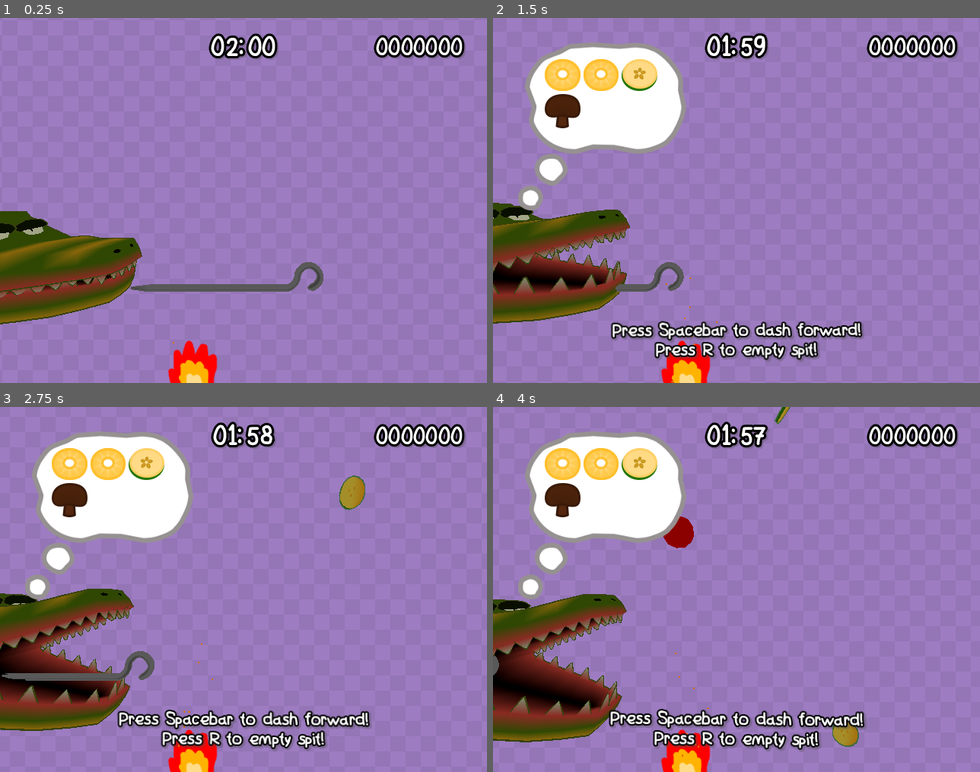
Above: before the commit, frames 1-4 (two rows, left to right).
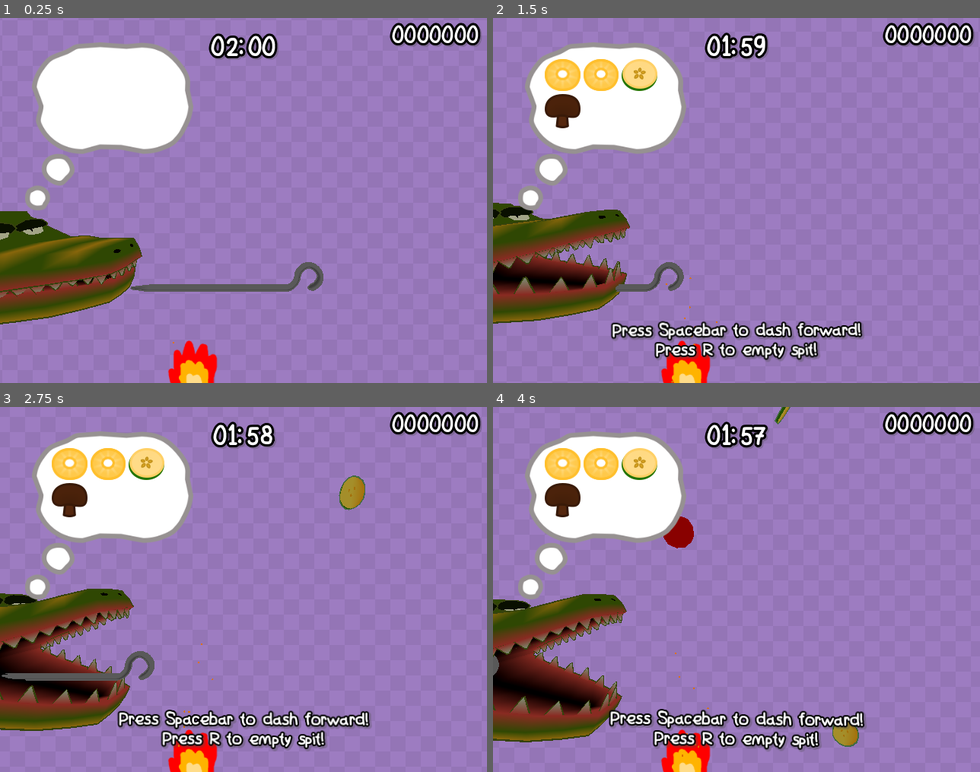
Above: after the commit, the same moments.

Repository: MartinLeGrand/AGES2026GameJam
Game: Godot game, scene res://Project/Maps/GameScene.tscn
Same seed, same stepped clock (60 frames per second), same inputs: the game is played once before the commit and once after it. This scene is started directly instead of the project's main scene. The engine's default icon, where the game draws it, is replaced by a stand-in: a white triangle on a blue panel in a dark square.
Inputs:
- Up to frame 1 (0.25 s): no input
- Up to frame 2 (1.5 s): tap Space (dash) at 0.5, 0.6, 1.25 s; hold Right (ui_right) 0.53-1.28 s; hold Left (ui_left) from 1.28 s (still down); tap R (empty_spit) at 1.35 s
- Up to frame 3 (2.75 s): tap Space (dash) at 2, 2.1 s; release Left (ui_left) at 2.03 s; hold Right (ui_right) from 2.03 s (still down)
- Up to frame 4 (4 s): tap Space (dash) at 2.75, 3.5, 3.6 s; tap R (empty_spit) at 2.85 s; release Right (ui_right) at 3.53 s; hold Left (ui_left) from 3.53 s (still down)

The runs differ from the first frame. In frame 1, 11% of the frame differs, in the area x 5-99%, y 1-53%; in frame 2, 1.7%; in frame 3, 1.7%; in frame 4, 1.7%.

Commit message:
tweaked settings fixed bugs

Diff:
--- a/Project/GameObjects/Fire/Fire.tscn
+++ b/Project/GameObjects/Fire/Fire.tscn
@@ -12,7 +12,7 @@
 size = Vector3(2.663147, 1.0202332, 1)
 
 [sub_resource type="BoxShape3D" id="BoxShape3D_m148c"]
-size = Vector3(2.3925781, 4.964855, 1)
+size = Vector3(2.3925781, 3.658331, 1)
 
 [sub_resource type="StandardMaterial3D" id="StandardMaterial3D_0y8mm"]
 shading_mode = 0
@@ -34,7 +34,7 @@
 mesh = SubResource("BoxMesh_wd5ij")
 
 [node name="CollisionShape3D" type="CollisionShape3D" parent="." unique_id=1947991531]
-transform = Transform3D(1, 0, 0, 0, 1, 0, 0, 0, 1, -0.11074829, 1.9824276, 0)
+transform = Transform3D(1, 0, 0, 0, 1, 0, 0, 0, 1, -0.11074829, 1.3291655, 0)
 shape = SubResource("BoxShape3D_m148c")
 
 [node name="Sprite3D" type="Sprite3D" parent="." unique_id=674607671]
--- a/Project/GameObjects/Food/AllFoods/Mushroom.tscn
+++ b/Project/GameObjects/Food/AllFoods/Mushroom.tscn
@@ -70,6 +70,7 @@
 collision_layer = 4
 collision_mask = 0
 script = ExtResource("1_wvomq")
+max_depth = 2.0
 metadata/_custom_type_script = "uid://ccyllul52jtme"
 
 [node name="Mushroom2" type="MeshInstance3D" parent="." unique_id=540613714]
--- a/Project/GameObjects/Food/AllFoods/Tomato.tscn
+++ b/Project/GameObjects/Food/AllFoods/Tomato.tscn
@@ -62,6 +62,7 @@
 collision_mask = 0
 script = ExtResource("1_unkr1")
 type = 2
+max_depth = 2.0
 metadata/_custom_type_script = "uid://ccyllul52jtme"
 
 [node name="CollisionShape3D" type="CollisionShape3D" parent="." unique_id=1439971932]
--- a/Project/GameObjects/Food/Food.tscn
+++ b/Project/GameObjects/Food/Food.tscn
@@ -13,4 +13,5 @@
 mass = 0.2
 continuous_cd = true
 script = ExtResource("1_j05b8")
+cook_time = 2.5
 slide_off_resistance = 0.865
--- a/Project/GameObjects/Food/food.gd
+++ b/Project/GameObjects/Food/food.gd
@@ -25,11 +25,16 @@
 
 @export var type: Type
 @export var points: int = 1000 ## Value of food when calculating score
-@export var cook_time: float = 5.0 ## Seconds until perfectly cooked
+@export var cook_time: float = 2.3 ## Seconds until perfectly cooked
 #@export var burn_time: float  2.0 ## Seconds after cooked until burnt.
 @export var cooked_color: Color = Color(0.804, 0.45, 0.27, 1.0)
 @export var burnt_color: Color = Color("333333")
 
+@export var depth_color: Color = Color("9d7cc1")
+@export var max_depth: float = 1.3
+var cook_albedo: Color
+var outline_albedo: Color
+var start_z: float = 0
 
 @export_category("Spit")
 @export_range(0.0, 100.0, 1.0) var spit_velocity_needed: float = 30.0 ## Velocity needed to penetrate food
@@ -81,13 +86,20 @@
 					outline_material = mesh_child.get_surface_override_material(0).duplicate()
 					outline_clr = outline_material.albedo_color
 					mesh_child.set_surface_override_material(0, outline_material)
+					outline_albedo = outline_clr
 
 			child.mesh = child.mesh.duplicate_deep()
 			food_material = STANDARD_MATERIAL.duplicate()
 
 			child.mesh.surface_set_material(0, food_material)
 			start_color = food_material.albedo_color ## it's just white my dude
+			cook_albedo = start_color
 			break
+	food_material.emission_enabled= true
+	outline_material.emission_enabled = true
+	start_z = position.z
+	apply_color()
+
 
 
 	GameManager.spawned_food_counter += 1
@@ -109,7 +121,7 @@
 func _process(delta: float) -> void:
 	if over_fire:
 		cooked_amount += delta
-
+	apply_color()
 		#print(cooked_amount)
 
 
@@ -133,6 +145,13 @@
 		pass
 
 
+func apply_color() -> void:
+	if not food_material or not outline_material:
+		return
+	var t: float = clampf(absf(position.z - start_z) / max_depth, 0.0, 1.0)
+	food_material.albedo_color = cook_albedo.lerp(depth_color, t)
+	outline_material.albedo_color = outline_albedo.lerp(depth_color * outline_clr, t)
+
 func try_get_spitted(tip: Tip) -> void:
 	if not tip:
 		push_error("tip null")
@@ -166,16 +185,28 @@
 func move_with_spear(follow: bool = true) -> void:
 	follow_spear = follow
 
+#
+#func set_cooked_color() -> void:
+	#if cooked_amount <= cook_time:
+			#var t: float = clampf(cooked_amount / cook_time, 0.0, 1.0)
+			#food_material.albedo_color = start_color.lerp(cooked_color, t)
+			#outline_material.albedo_color = outline_clr.lerp(cooked_color*outline_clr, t)
+	#else:
+		#var t: float = clampf((cooked_amount - cook_time) / cook_time, 0.0, 1.0)
+		#food_material.albedo_color = cooked_color.lerp(burnt_color, t)
+		#outline_material.albedo_color = (cooked_color*outline_clr).lerp(burnt_color*outline_clr, t)
+
 
 func set_cooked_color() -> void:
 	if cooked_amount <= cook_time:
-			var t: float = clampf(cooked_amount / cook_time, 0.0, 1.0)
-			food_material.albedo_color = start_color.lerp(cooked_color, t)
-			outline_material.albedo_color = outline_clr.lerp(cooked_color*outline_clr, t)
+		var t: float = clampf(cooked_amount / cook_time, 0.0, 1.0)
+		cook_albedo = start_color.lerp(cooked_color, t)
+		outline_albedo = outline_clr.lerp(cooked_color * outline_clr, t)
 	else:
 		var t: float = clampf((cooked_amount - cook_time) / cook_time, 0.0, 1.0)
-		food_material.albedo_color = cooked_color.lerp(burnt_color, t)
-		outline_material.albedo_color = (cooked_color*outline_clr).lerp(burnt_color*outline_clr, t)
+		cook_albedo = cooked_color.lerp(burnt_color, t)
+		outline_albedo = (cooked_color * outline_clr).lerp(burnt_color * outline_clr, t)
+
 
 func set_prepared_status() -> void:
 	if cooked_amount <= (cook_time * (0.25)):
--- a/Project/Globals/GameManager/game_manager.gd
+++ b/Project/Globals/GameManager/game_manager.gd
@@ -82,6 +82,7 @@
 	entire_spit_eaten.connect(func(): try_add_time())
 
 func init_game() -> void:
+	score = 0
 	get_tree().create_timer(1).timeout.connect(start_game)
 
 func _process(_delta: float) -> void:
--- a/Project/Maps/GameScene.tscn
+++ b/Project/Maps/GameScene.tscn
@@ -229,7 +229,15 @@
 
 [node name="UiOrderThought" parent="CanvasLayerForeground" unique_id=1780630391 instance=ExtResource("1_wot6h")]
 process_mode = 1
-visible = false
+anchors_preset = 8
+anchor_left = 0.5
+anchor_top = 0.5
+anchor_right = 0.5
+anchor_bottom = 0.5
+offset_left = -320.0
+offset_top = -240.0
+offset_right = 320.0
+offset_bottom = 240.0
 
 [node name="TimerLabel" type="Label" parent="CanvasLayerForeground" unique_id=811185736]
 anchors_preset = 5
--- a/Project/UI/Scenes/Scorer/Scorer.tscn
+++ b/Project/UI/Scenes/Scorer/Scorer.tscn
@@ -33,20 +33,27 @@
 [node name="Scorer" type="Control" unique_id=1543845486]
 process_mode = 3
 layout_mode = 3
-anchors_preset = 0
-offset_left = 151.0
-offset_top = 153.0
-offset_right = 191.0
-offset_bottom = 193.0
+anchors_preset = 15
+anchor_right = 1.0
+anchor_bottom = 1.0
+grow_horizontal = 2
+grow_vertical = 2
 script = ExtResource("1_qyyxw")
 
 [node name="PointsFromSpitLabel" type="Label" parent="." unique_id=952485679]
 visible = false
-layout_mode = 0
-offset_left = 40.0
-offset_top = 37.0
-offset_right = 352.0
-offset_bottom = 127.0
+layout_mode = 1
+anchors_preset = 8
+anchor_left = 0.5
+anchor_top = 0.5
+anchor_right = 0.5
+anchor_bottom = 0.5
+offset_left = -156.0
+offset_top = -45.0
+offset_right = 156.0
+offset_bottom = 45.0
+grow_horizontal = 2
+grow_vertical = 2
 text = "000000"
 label_settings = SubResource("LabelSettings_6opy2")
 horizontal_alignment = 1
@@ -87,11 +94,19 @@
 text = "60"
 label_settings = SubResource("LabelSettings_qyyxw")
 
-[node name="TotalScoreLabel" type="Label" parent="." unique_id=1050988624]
-layout_mode = 0
-offset_left = 343.0
-offset_top = -127.0
-offset_right = 490.0
-offset_bottom = -77.0
+[node name="MarginContainer" type="MarginContainer" parent="." unique_id=2054195689]
+layout_mode = 1
+anchors_preset = 1
+anchor_left = 1.0
+anchor_right = 1.0
+offset_left = -115.0
+offset_bottom = 40.0
+grow_horizontal = 0
+theme_override_constants/margin_top = 10
+theme_override_constants/margin_right = 10
+
+[node name="TotalScoreLabel" type="Label" parent="MarginContainer" unique_id=1050988624]
+layout_mode = 2
+size_flags_horizontal = 4
 text = "0000000"
 label_settings = SubResource("LabelSettings_qyyxw")
--- a/Project/UI/Scenes/Scorer/scorer.gd
+++ b/Project/UI/Scenes/Scorer/scorer.gd
@@ -17,7 +17,7 @@
 @onready var points_from_spit_label: Label = $PointsFromSpitLabel
 @onready var combo_label: Label = $ComboPivot/ComboLabel
 @onready var combo_pivot: Control = $ComboPivot
-@onready var total_score_label: Label = $TotalScoreLabel
+@onready var total_score_label: Label = $MarginContainer/TotalScoreLabel
 
 
 func _ready() -> void:
Not shown, changed: export_presets.cfg
